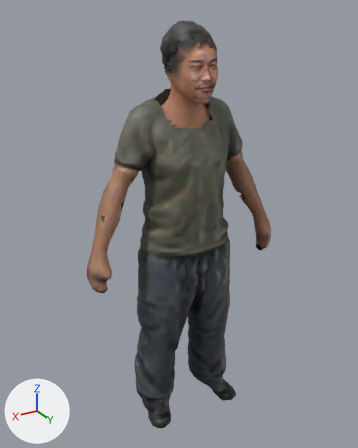
The glTF model public/models/ma/nhanvat/tp-043.glb, before and after one commit.
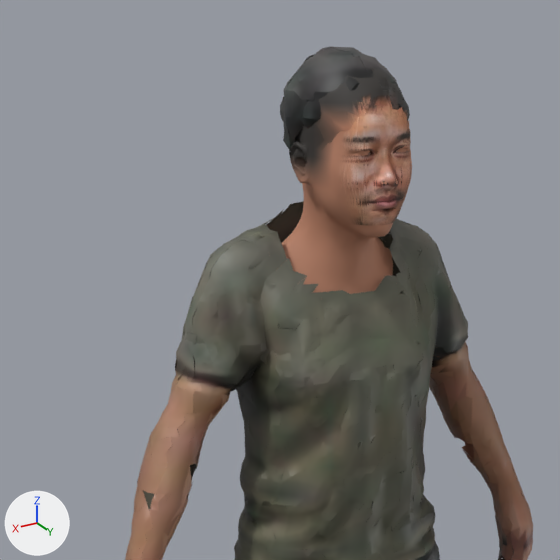
There are two pictures of each version: one whole from a 50 mm camera at (0.972, 1.567, 1.712) aimed at (0.01, -0.036, 0.91), one close up on the part from 11% to 79% of the width and 0% to 55% of the height. The lights are fixed; the arrows at lower left show +X, +Y and +Z. The first two pictures are the older version. Vertices at exactly the same position are counted once.

The first close-up shows 'Body'.
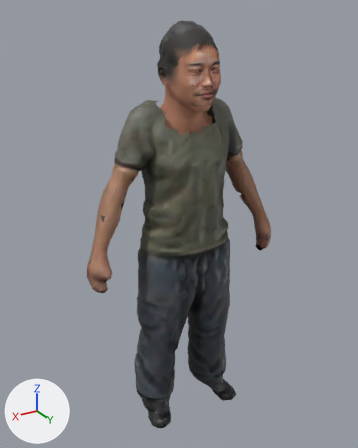
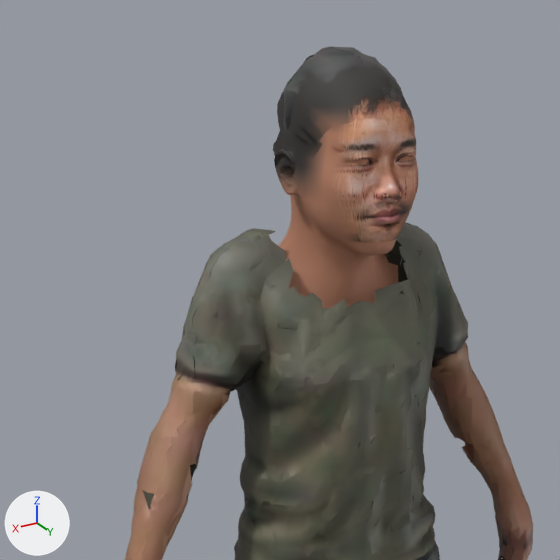
Location of each change, (x1, y1, x2, y2) in pixels of the close-ups (560 x 560 px; the box of a moved part takes in the faces that stretch with it):
```json
{"part": 1, "of": "me_body", "change": "moved or reshaped", "before": [254, 62, 412, 296], "after": [254, 60, 418, 326]}
{"part": 2, "of": "me_body", "change": "surface changed", "before": [295, 104, 403, 271], "after": [352, 101, 398, 271]}
```

The change, as JSON lines over the scene's bpy script:
```json
{"block": "me_body", "where": "# used by ob_body; location = (0.0, 0.0, 0.0)"}
{"op": "remove", "block": "me_body", "code": "me_body.from_pydata(...)  # 16879 vertices, 24333 faces; spans x -0.42..0.43, y -0.15..0.15, z 0.0..1.68"}
{"op": "add", "block": "me_body", "code": "me_body.from_pydata(...)  # 16817 vertices, 24018 faces; spans x -0.42..0.43, y -0.15..0.16, z 0.0..1.68"}
{"block": "me_body", "change": "me_body part 1: 517 vertices moved within x -0.09..0.09, y -0.09..0.15, z 1.34..1.64; 4002 vertices removed from x -0.12..0.12, y -0.13..0.15, z 1.3..1.66; 3943 vertices added at x -0.14..0.15, y -0.14..0.16, z 1.26..1.67"}
{"block": "me_body", "change": "me_body part 2: 48 kept faces spanning x -0.09..0.09, y 0.01..0.15, z 1.35..1.61 get new texture (UV) coordinates"}
{"block": "me_body", "change": "other edits to the shape of me_body do not show in these pictures"}
```
